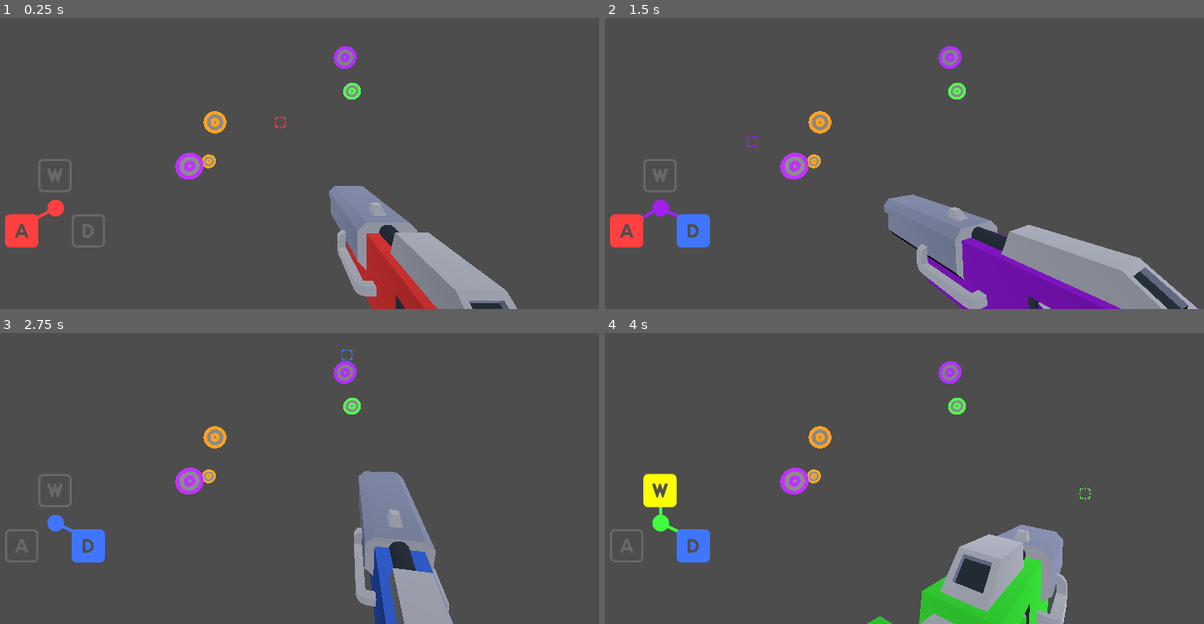
Above: before the commit, frames 1-4 (two rows, left to right).
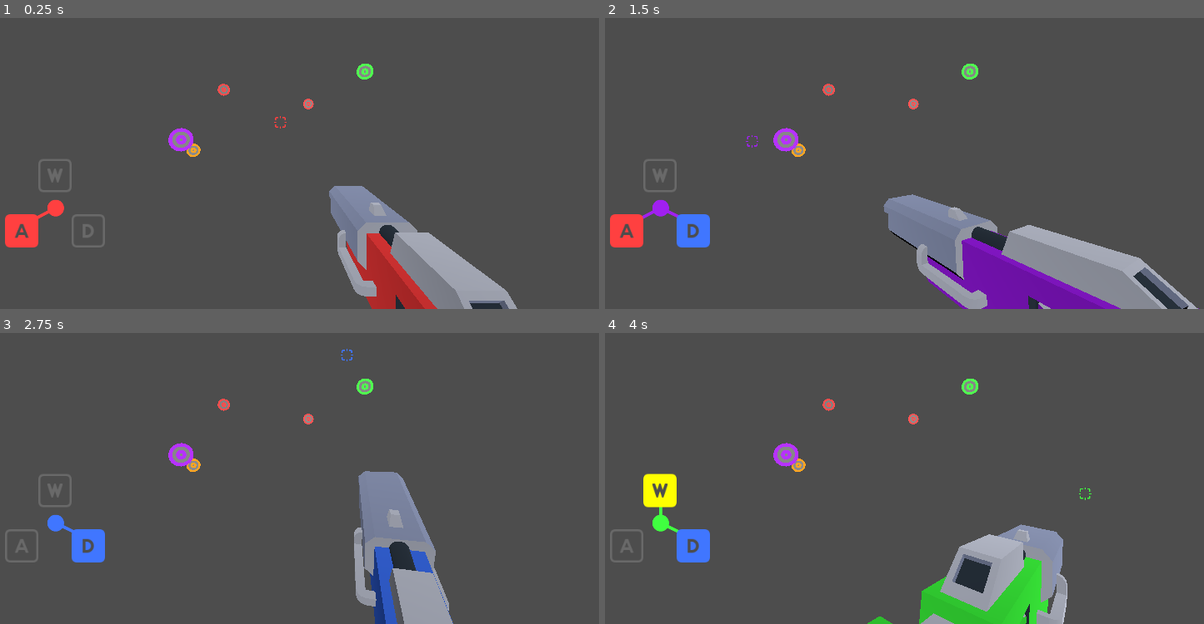
Above: after the commit, the same moments.

Repository: sundowns/primary-connection
Game: Godot game, scene res://Game.tscn
The game is run twice, just before and just after one commit, with the same random seed, the same clock (stepped at 60 frames per second) and the same inputs.
Inputs (mouse positions are in pixels of both pictures, inside the frame that each line leads up to):
- Up to frame 1 (0.25 s): no input
- Up to frame 2 (1.5 s): tap Enter at 0.5 s; move the mouse to (1030, 102) at 0.52 s; press the mouse at (1030, 102) at 0.53 s; tap Space at 1.25 s; move the mouse to (748, 140) at 1.27 s; release the mouse at (748, 140) at 1.28 s; tap D (toggle_blue) at 1.35 s
- Up to frame 3 (2.75 s): tap Enter at 2 s; move the mouse to (347, 353) at 2.02 s; hold A (toggle_red) from 2.03 s (still down)
- Up to frame 4 (4 s): tap Space at 2.75 s; move the mouse to (850, 510) at 2.77 s; release A (toggle_red) at 2.78 s; tap W (toggle_yellow) at 2.85 s; tap Enter at 3.5 s; move the mouse to (1084, 493) at 3.52 s; press the mouse at (1084, 493) at 3.53 s

The runs differ from the first frame. In frame 1, 1.6% of the frame differs, in the area x 28-63%, y 9-56%; in frame 2, 1.6%; in frame 3, 1.6%; in frame 4, 1.6%.

Commit message:
clean up some buggas

Diff:
--- a/Game.gd
+++ b/Game.gd
@@ -5,7 +5,7 @@
 
 @onready var target_anchor: Node = $Targets
 @onready var spawn_targets_timer: Timer = $SpawnTargetsInterval
-@export var max_target_count: int = 5
+const max_target_count: int = 5
 
 var target_scene: PackedScene = preload("res://components/target.tscn")
 
@@ -22,16 +22,7 @@
 		target.look_at(player.global_position)
 
 func _on_spawn_targets_interval_timeout():
-	var current_target_count: int = target_anchor.get_child_count()
-	if current_target_count < max_target_count:
-		# spawn some new baddies
-		var difference: int = max_target_count - current_target_count
-		for i in range(difference):
-			var colour := ColourManager.get_random_colour()
-			var new_target: Target = target_scene.instantiate()
-			new_target.colour = colour
-			target_anchor.add_child(new_target)
-			new_target.position += Vector3(randf_range(-4, 4), randf_range(-1, 1), randf_range(2.5, 8))
+	spawn_targets()
 
 func spawn_targets() -> void:
 	var current_target_count: int = target_anchor.get_child_count()
@@ -43,4 +34,4 @@
 			var new_target: Target = target_scene.instantiate()
 			new_target.colour = colour
 			target_anchor.add_child(new_target)
-			new_target.position += Vector3(randf_range(-2, 2), randf_range(-1, 1), randf_range(2.5, 8))
+			new_target.position += Vector3(randf_range(-2.5, 2.5), randf_range(-0.75, 1.5), randf_range(3, 8))
--- a/Game.tscn
+++ b/Game.tscn
@@ -1,8 +1,7 @@
-[gd_scene load_steps=7 format=3 uid="uid://k3rsi41hyjlo"]
+[gd_scene load_steps=6 format=3 uid="uid://k3rsi41hyjlo"]
 
 [ext_resource type="PackedScene" uid="uid://cco6xg16mekua" path="res://components/player.tscn" id="1_cynns"]
 [ext_resource type="Script" path="res://Game.gd" id="1_ihufm"]
-[ext_resource type="PackedScene" uid="uid://b2vf3wvi1vp7i" path="res://components/target.tscn" id="2_5q3a7"]
 [ext_resource type="PackedScene" uid="uid://lwnqyjojfgo1" path="res://ui/crosshair.tscn" id="3_vix6t"]
 [ext_resource type="PackedScene" uid="uid://b52ubnjfv5hcg" path="res://ui/colour_controls.tscn" id="5_amdyr"]
 
@@ -17,8 +16,6 @@
 autostart = true
 
 [node name="Player" parent="." instance=ExtResource("1_cynns")]
-target_collision_mask = 1
-aiming_blaster_collision_mask = 2
 
 [node name="DirectionalLight3D" type="DirectionalLight3D" parent="."]
 transform = Transform3D(0.956305, 0.185971, 0.225601, -6.74576e-08, -0.771625, 0.636078, 0.292372, -0.608285, -0.737908, 0, 0, 0)
@@ -28,14 +25,6 @@
 [node name="Effects" type="Node" parent="."]
 
 [node name="Targets" type="Node" parent="."]
-
-[node name="Target" parent="Targets" instance=ExtResource("2_5q3a7")]
-transform = Transform3D(1, 0, 0, 0, 1, 0, 0, 0, 1, 1.005, 0, 3.75666)
-colour = 5
-
-[node name="Target2" parent="Targets" instance=ExtResource("2_5q3a7")]
-transform = Transform3D(1, 0, 0, 0, 1, 0, 0, 0, 1, -0.994997, 1, 3.75666)
-colour = 3
 
 [node name="BackgroundWall" type="StaticBody3D" parent="."]
 collision_layer = 2
--- a/components/target.gd
+++ b/components/target.gd
@@ -22,9 +22,11 @@
 
 func handle_correct_colour_hit() -> void:
 	mesh.visible = false
+	remove_child(shatter_particles)
+	var effects_node = DependencyHelper.retrieve("Effects")
+	effects_node.add_child(shatter_particles)
+	shatter_particles.global_position = global_position
 	shatter_particles.emitting = true
-	collision_shape.disabled = false
-	await shatter_particles.finished
 	queue_free()
 
 func handle_wrong_colour_hit() -> void:
